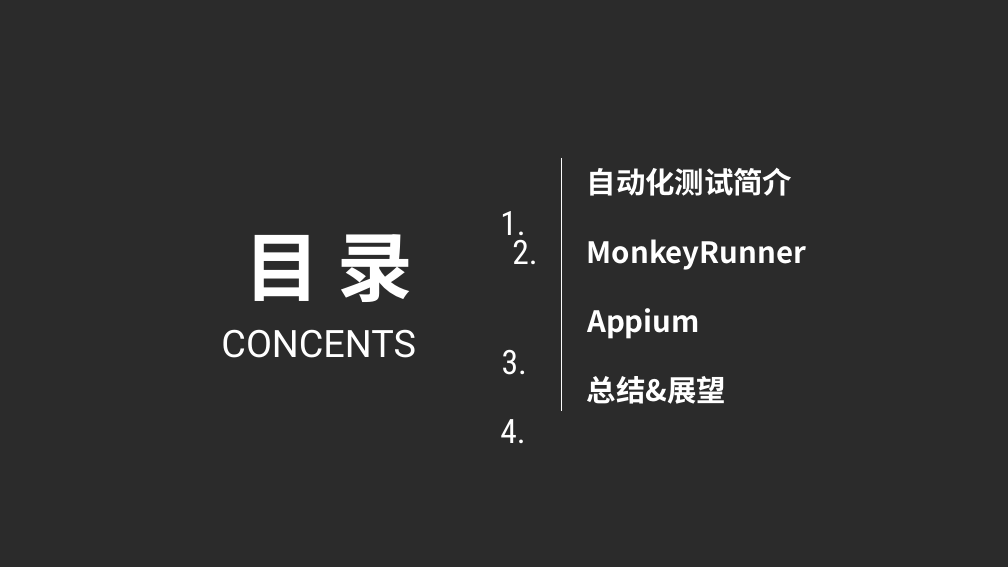
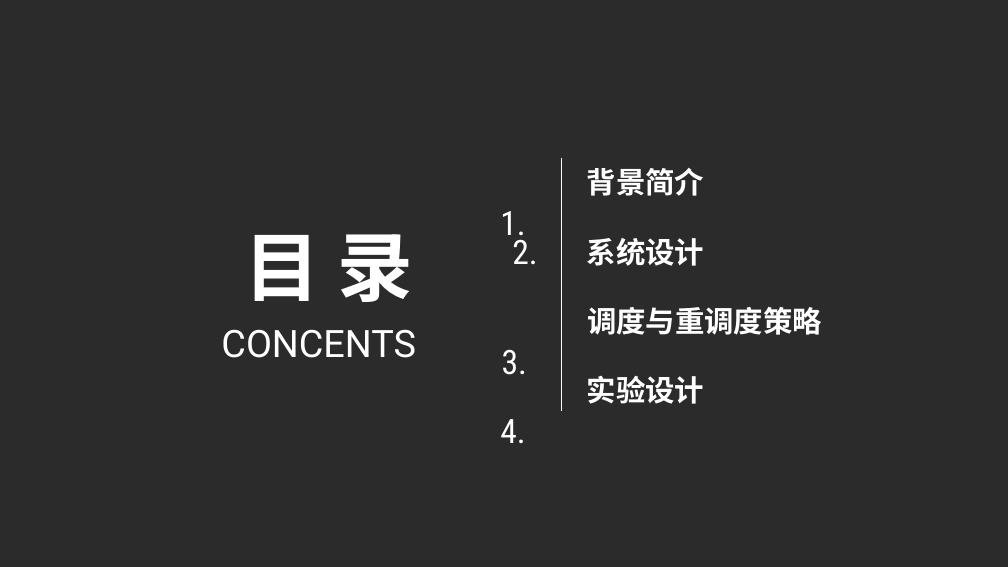
Before and after one commit to WeileLiang/Graduate, a slide deck: slide 2 of PPT/基于多Agent的动态调度系统1.pptx. Drawn at 1008x567 pixels with LibreOffice and Linux fonts; fonts in the diff are those of the drawing; background and template pictures are left out; a plain dark background stands for a picture behind light text. Boxes give left, top, right and bottom in pixels: in the first picture for what was removed or moved away, otherwise in the second. Text is boxed around its words. In the diff, an @@ line names an element or a change of style, - is before the commit and + after.

Commit message:
PPT

```diff
--- a/PPT/基于多Agent的动态调度系统1.pptx
+++ b/PPT/基于多Agent的动态调度系统1.pptx
@@ text at (x1=587, y1=168, x2=704, y2=196): text changed @@
-自动化测试简介
+背景简介
@@ text at (x1=587, y1=238, x2=704, y2=266): text changed @@
-MonkeyRunner
+系统设计
@@ text at (x1=587, y1=307, x2=822, y2=335): text changed @@
-Appium
+调度与重调度策略
@@ text at (x1=587, y1=376, x2=704, y2=404): text changed @@
-总结&展望
+实验设计
```
Also in this commit, not shown: 3 other slides changed, 13 slides added, 39 slides removed, 6 other files.
